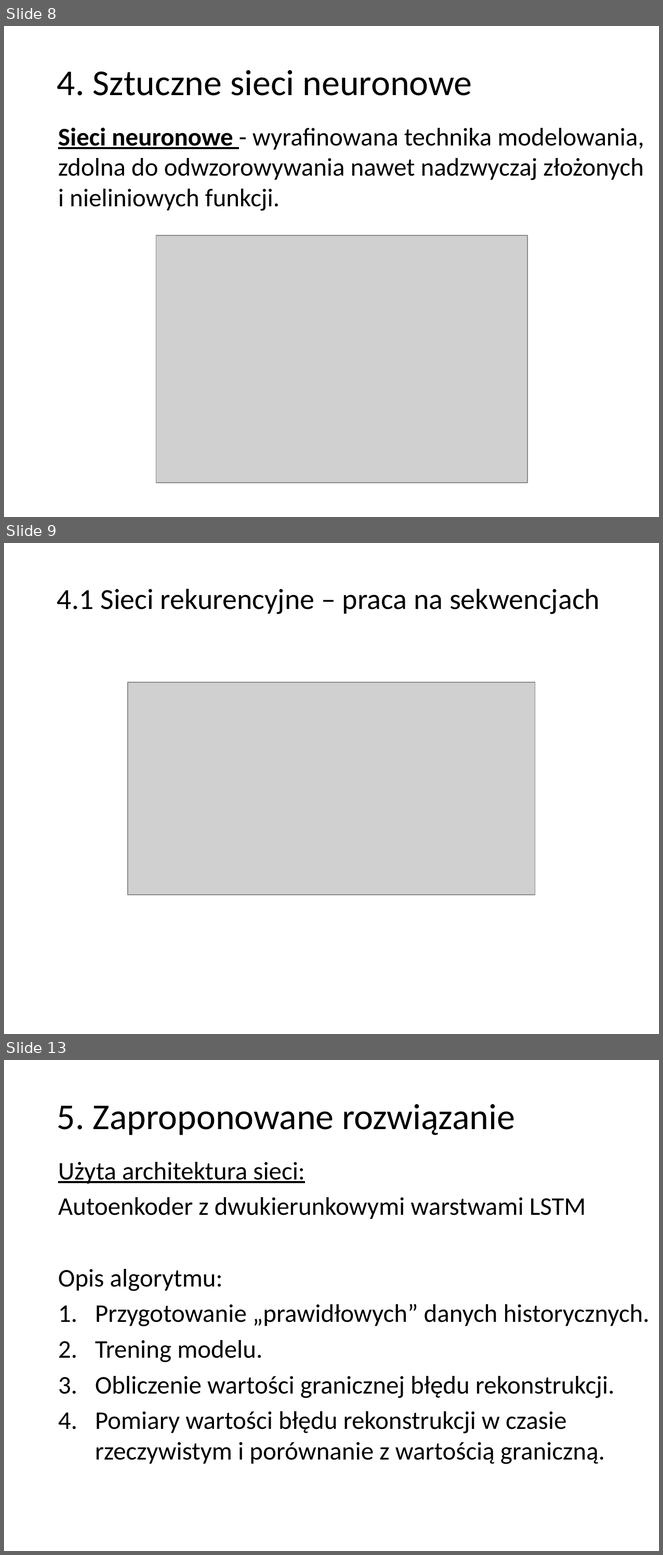
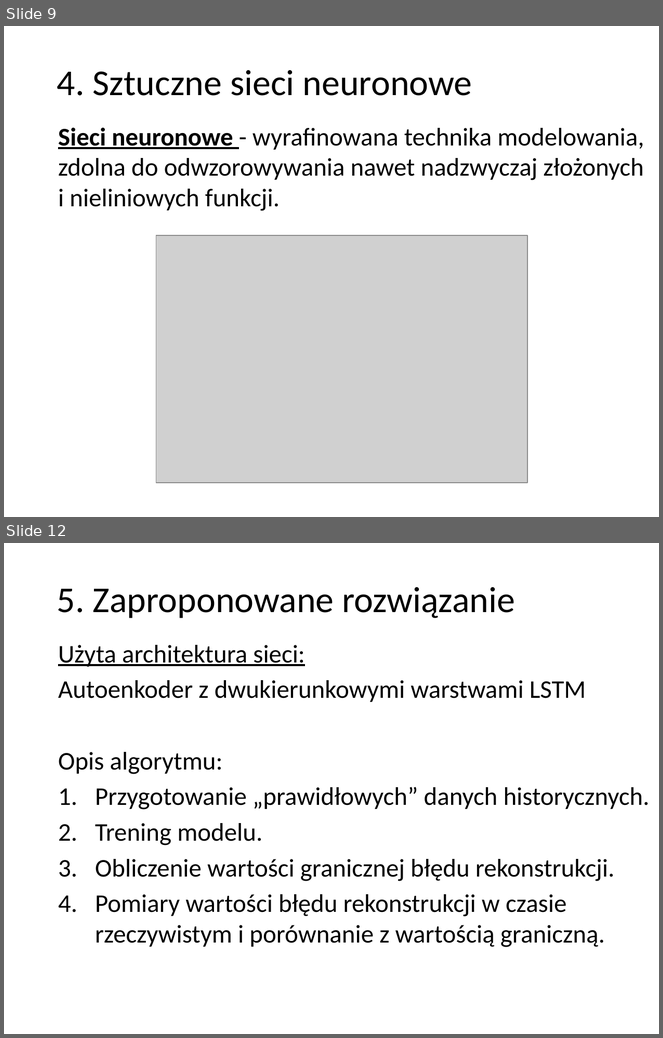
Before and after one commit to r-zareba/praca_inzynierska, a slide deck: 238657_prezentacja.pptx. Shown one above the other, each under a label of ours: slides 8, 9 and 13 before the commit, slides 9 and 12 after it; the slides between them are not shown. The pictures are 663x1555 and 663x1038 pixels, drawn with LibreOffice and Linux fonts; fonts in the diff are those of the drawing; grey boxes stand for pictures; background and template pictures are left out. Boxes give left, top, right and bottom in pixels: in the first picture for what was removed or moved away, otherwise in the second. Text is boxed around its words. In the diff, an @@ line names an element or a change of style, - is before the commit and + after.

```diff
--- a/238657_prezentacja.pptx
+++ b/238657_prezentacja.pptx
@@ slide 9 removed at (4, 543, 659, 1034), background picture (left out); not listed: 1 template element that a slide beside it also shows @@
@@ text removed at (57, 589, 600, 614) @@
-4.1 Sieci rekurencyjne – praca na sekwencjach
@@ picture removed at (128, 682, 535, 896) @@
@@ what was slide 8 is now slide 9 @@
@@ what was slide 13 is now slide 12 @@
```
Also in this commit, not shown: 7 slides changed, 3 slides added, 3 other slides removed, 1 other file.
